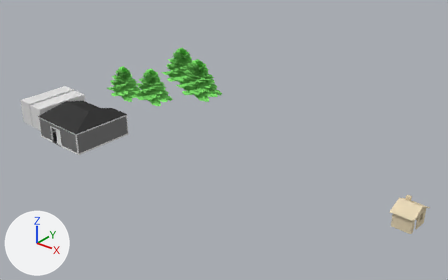
Before and after pictures for a commit that changed the Blender file casita.blend.
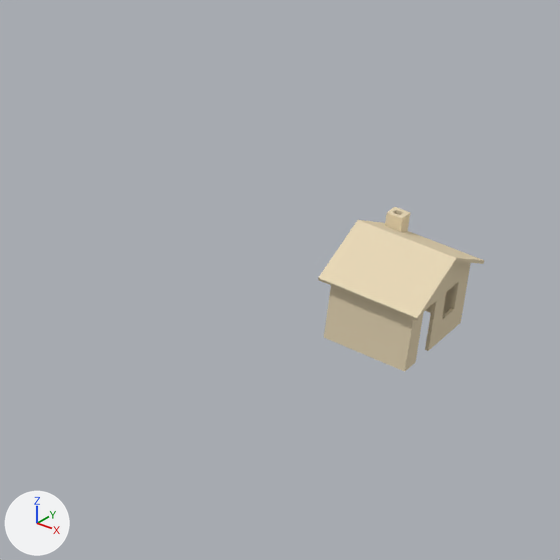
The first picture shows the older version from a camera (50 mm lens) standing at (27.2, -73.7, 48.5) and looking at (-34.5, 3.4, 0.7). The close-ups show both versions on the part from 70% to 100% of the width and 52% to 100% of the height of that picture; other places that the commit changed are outside them. Arrows for +X, +Y and +Z are at lower left; the lights stay in place.
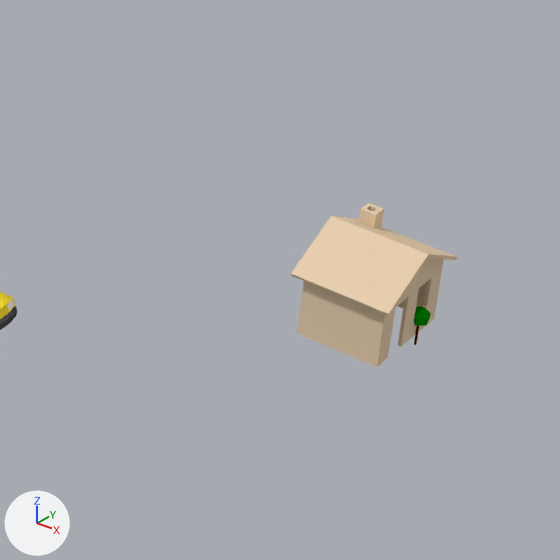
Diff of the bpy script that builds the scene:
```diff
--- a/casita.blend.py
+++ b/casita.blend.py
@@ mat_material_003 @@
+mat_material_003 = diffuse_material('Material.003')
+mat_material_003.base_color = (0.0, 0.289, 0.0)  # green #009200
@@ mat_tires_001 @@
+mat_tires_001 = diffuse_material('Tires.001')
+mat_tires_001.base_color = (0.0, 0.0, 0.0)  # black #000000
@@ mat_bottom_001 @@
+mat_bottom_001 = diffuse_material('Bottom.001')
+mat_bottom_001.base_color = (0.0, 0.0, 0.0)  # black #000000
@@ mat_black_001 @@
+mat_black_001 = diffuse_material('Black.001')
+mat_black_001.base_color = (0.0, 0.0, 0.0)  # black #000000
@@ mat_window_001 @@
+mat_window_001 = diffuse_material('Window.001')
+mat_window_001.base_color = (1.0, 1.0, 1.0)  # white #ffffff
@@ mat_body_001 @@
+mat_body_001 = diffuse_material('Body.001')
+mat_body_001.base_color = (1.0, 0.778, 0.0381)  # yellow #ffe437
@@ mat_lights_001 @@
+mat_lights_001 = diffuse_material('Lights.001')
+mat_lights_001.base_color = (1.0, 1.0, 1.0)  # white #ffffff
@@ mat_wheels_001 @@
+mat_wheels_001 = diffuse_material('Wheels.001')
+mat_wheels_001.base_color = (0.615, 0.615, 0.615)  # light grey #cecece
@@ mat_bumpers_001 @@
+mat_bumpers_001 = diffuse_material('Bumpers.001')
+mat_bumpers_001.base_color = (0.0732, 0.0732, 0.0732)  # dark grey #4c4c4c
@@ me_icosphere_001 @@
+me_icosphere_001.from_pydata(...)  # an icosphere of 20 faces spanning x -0.89..0.89, y -0.85..0.85, z -1.0..1.0
+me_icosphere_001.materials.append(mat_material_003)  # green #009200
@@ me_cube_005 @@
+me_cube_005.from_pydata(...)  # 1565 vertices, 1172 faces; spans x -1.04..1.06, y -2.39..2.27, z 0.0..1.59
+# faces by material slot: [93, 27, 30, 92, 2, 24, 896, 8]
+me_cube_005.materials.append(mat_body_001)  # yellow #ffe437
+me_cube_005.materials.append(mat_black_001)  # black #000000
+me_cube_005.materials.append(mat_window_001)  # white #ffffff
+me_cube_005.materials.append(mat_bumpers_001)  # dark grey #4c4c4c
+me_cube_005.materials.append(mat_lights_001)  # white #ffffff
+me_cube_005.materials.append(mat_bottom_001)  # black #000000
+me_cube_005.materials.append(mat_tires_001)  # black #000000
+me_cube_005.materials.append(mat_wheels_001)  # light grey #cecece
@@ ob_plane @@
 ob_plane = bpy.data.objects.new('Plane', me_plastico_rojo)
-ob_plane.location = (3.19, -1.2, 1.29)
-ob_plane.rotation_euler = (1.571, 0.0, 1.502)  # degrees (90, 0, 86)
+ob_plane.location = (2.38, -1.54, 1.29)
+ob_plane.rotation_euler = (1.571, 0.0, 1.494)  # degrees (90, 0, 86)
 ob_plane.scale = (0.492, 0.492, 0.492)
@@ ob_icosphere_001 @@
+ob_icosphere_001 = bpy.data.objects.new('Icosphere.001', me_icosphere_001)
+ob_icosphere_001.location = (2.47, -0.88, 1.05)
+ob_icosphere_001.rotation_euler = (1.004, 0.0, 0.0)  # degrees (58, 0, 0)
+ob_icosphere_001.scale = (0.387, 0.387, 0.387)
@@ ob_car_001 @@
+ob_car_001 = bpy.data.objects.new('Car.001', me_cube_005)
+ob_car_001.location = (-11.11, -8.65, -0.32)
+ob_car_001.rotation_euler = (0.0, 0.0, -4.773)  # degrees (0, 0, -273)
```

What differs and where, as boxes (x1, y1, x2, y2) in the close-ups (560 x 560 px):
'Plane', moved, turned: before (318, 207, 484, 372); after (291, 203, 457, 367)
'Car.001', added: after (0, 292, 17, 330)
    faces in mat_body_001 (yellow #ffe437): (0, 292, 15, 319)
    faces in mat_bumpers_001 (dark grey #4c4c4c): (0, 306, 17, 330)
'Icosphere.001', added: after (414, 306, 431, 326)
